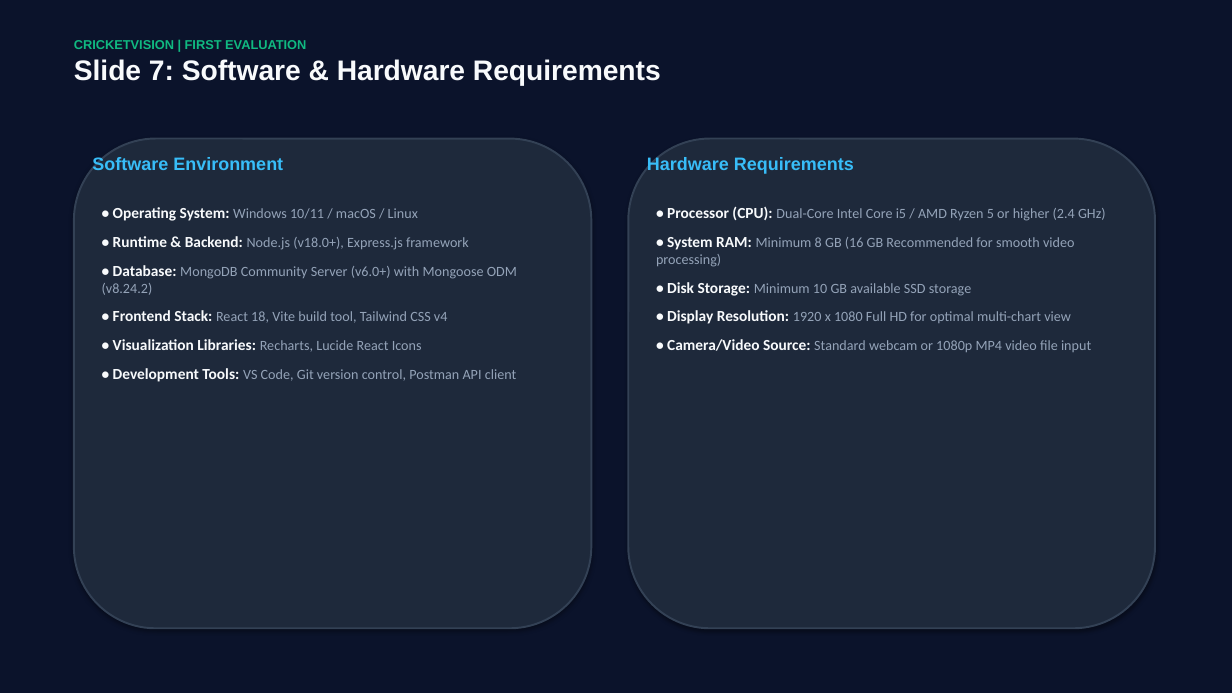
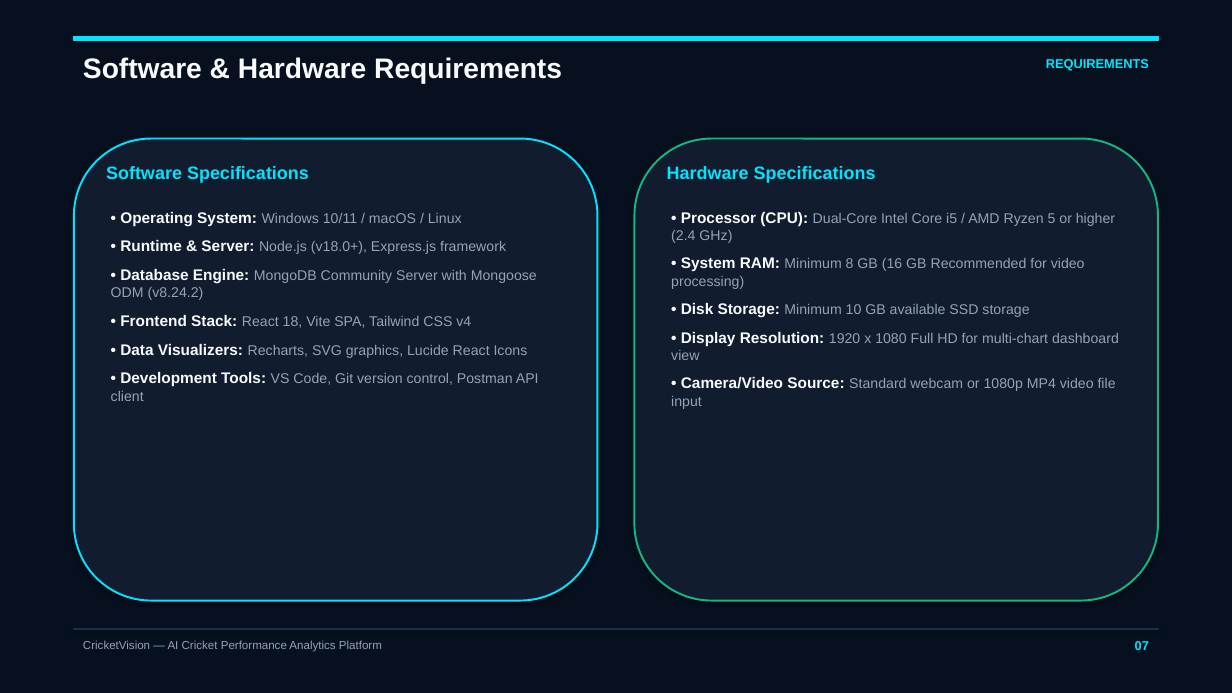
Before and after one commit to Abhijithmohan10/cricketvision, a slide deck: slide 7 of CricketVision_First_Evaluation_Presentation.pptx. Drawn at 1232x693 pixels with LibreOffice and Linux fonts; fonts in the diff are those of the drawing. Boxes give left, top, right and bottom in pixels: in the first picture for what was removed or moved away, otherwise in the second. Text is boxed around its words. In the diff, an @@ line names an element or a change of style, - is before the commit and + after.

Commit message:
Add video analysis metrics (ball speed, bat speed, shot perfection) and player-specific scouting report generation

```diff
--- a/CricketVision_First_Evaluation_Presentation.pptx
+++ b/CricketVision_First_Evaluation_Presentation.pptx
@@ background #0B132B to #06101E @@
@@ rectangle added at [74,37,1158,41], fill #00E5FF, outline #00E5FF 0.75 pt @@
@@ text at [83,57,562,84]: text changed @@
-CRICKETVISION | FIRST EVALUATION
-Slide 7: Software & Hardware Requirements
+Software & Hardware Requirements
@@ text added at [1046,59,1149,71], 10 pt, text #00E5FF, bold @@
+REQUIREMENTS
@@ rounded rectangle: place and size @@
-rounded rectangle at [74,139,592,628]
+rounded rectangle at [74,139,598,601]
@@ rounded rectangle at [74,139,598,601]: fill #1E293B to #111C2E; outline #334155 1.5 pt to #00E5FF 1.5 pt @@
@@ rounded rectangle: place and size @@
-rounded rectangle at [628,139,1155,628]
+rounded rectangle at [635,139,1159,601]
@@ rounded rectangle at [635,139,1159,601]: fill #1E293B to #111C2E; outline #334155 1.5 pt to #10B981 1.5 pt @@
@@ text at [106,166,309,183]: text changed; text colour #38BDF8 to #00E5FF @@
-Software Environment
+Software Specifications
@@ text at [667,166,876,183]: text changed; text colour #38BDF8 to #00E5FF @@
-Hardware Requirements
+Hardware Specifications
@@ text "• Processor (CPU): Dual-Core Intel ...": place and size @@
-text "• Processor (CPU): Dual-Core Intel ..." at [656,206,1106,352]
+text "• Processor (CPU): Dual-Core Intel ..." at [671,212,1119,409]
@@ text at [111,212,539,401]: font Calibri to Arial in "• Operating System: Windows 10/11 / macOS ...", "• Development Tools: VS Code, Git version ..." @@
@@ text at [671,212,1116,409]: font Calibri to Arial in "• Processor (CPU): Dual-Core Intel Core i5 ...", "• Disk Storage: Minimum 10 GB available ...", "• Camera/Video Source: Standard webcam or 1080p ..." @@
@@ text at [111,240,537,358]: text changed; font Calibri to Arial @@
-• Runtime & Backend: Node.js (v18.0+), Express.js framework
-• Database: MongoDB Community Server (v6.0+) with Mongoose ODM (v8.24.2)
-• Frontend Stack: React 18, Vite build tool, Tailwind CSS v4
-• Visualization Libraries: Recharts, Lucide React Icons
+• Runtime & Server: Node.js (v18.0+), Express.js framework
+• Database Engine: MongoDB Community Server with Mongoose ODM (v8.24.2)
+• Frontend Stack: React 18, Vite SPA, Tailwind CSS v4
+• Data Visualizers: Recharts, SVG graphics, Lucide React Icons
@@ text at [671,257,1085,289]: text changed; font Calibri to Arial @@
-• System RAM: Minimum 8 GB (16 GB Recommended for smooth video processing)
+• System RAM: Minimum 8 GB (16 GB Recommended for video processing)
@@ text at [671,332,1119,360]: text changed; font Calibri to Arial @@
-• Display Resolution: 1920 x 1080 Full HD for optimal multi-chart view
+• Display Resolution: 1920 x 1080 Full HD for multi-chart dashboard view
@@ rectangle added at [74,628,1158,629], fill #1E2E48, outline #1E2E48 0.75 pt @@
@@ text added at [83,640,382,652], 9 pt, text #94A3B8 @@
+CricketVision — AI Cricket Performance Analytics Platform
@@ text added at [1135,641,1149,650], 10 pt, text #00E5FF, bold @@
+07
```
Also in this commit, not shown: 3 other slides changed, 24 slides added, 25 slides removed, 29 other files.
